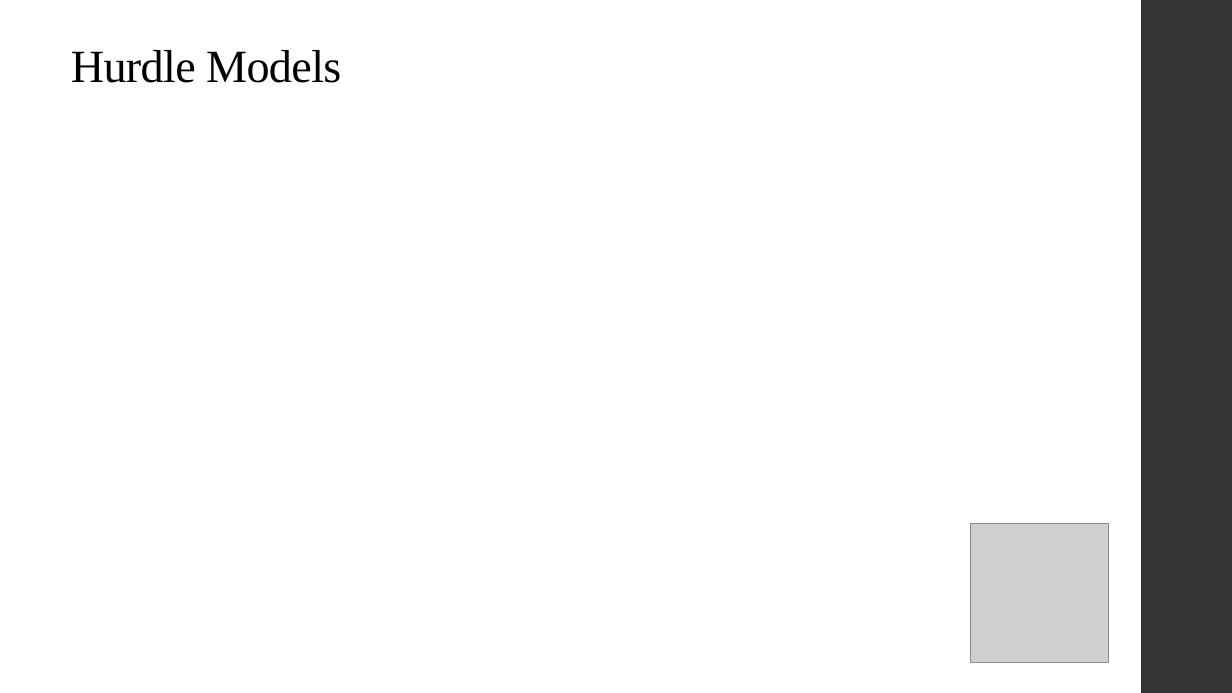
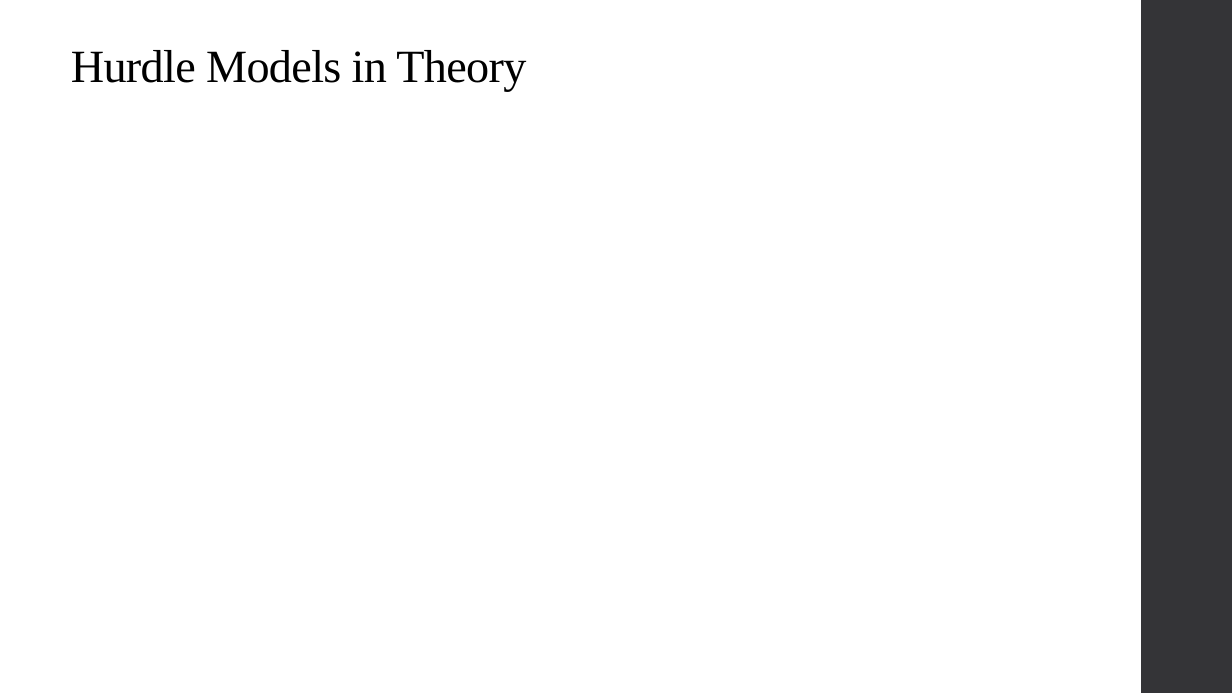
Before and after one commit to qiufei/fork-HAD5744, a slide deck: slide 29 of Lecture08_OtherNonlinearModels/Lecture8_NonlinearModels_2022F.pptx (slide 22 before the commit). Drawn at 1232x693 pixels with LibreOffice and Linux fonts; fonts in the diff are those of the drawing; grey boxes stand for pictures. Boxes give left, top, right and bottom in pixels: in the first picture for what was removed or moved away, otherwise in the second. Text is boxed around its words. In the diff, an @@ line names an element or a change of style, - is before the commit and + after.

```diff
--- a/Lecture08_OtherNonlinearModels/Lecture8_NonlinearModels_2022F.pptx
+++ b/Lecture08_OtherNonlinearModels/Lecture8_NonlinearModels_2022F.pptx
@@ title at <box>71,50,526,91</box>: text changed @@
-Hurdle Models
+Hurdle Models in Theory
@@ picture removed at <box>970,524,1109,663</box> @@
```
Also in this commit, not shown: 5 other slides changed, 34 slides added, 1 slide removed, 2 other files.
